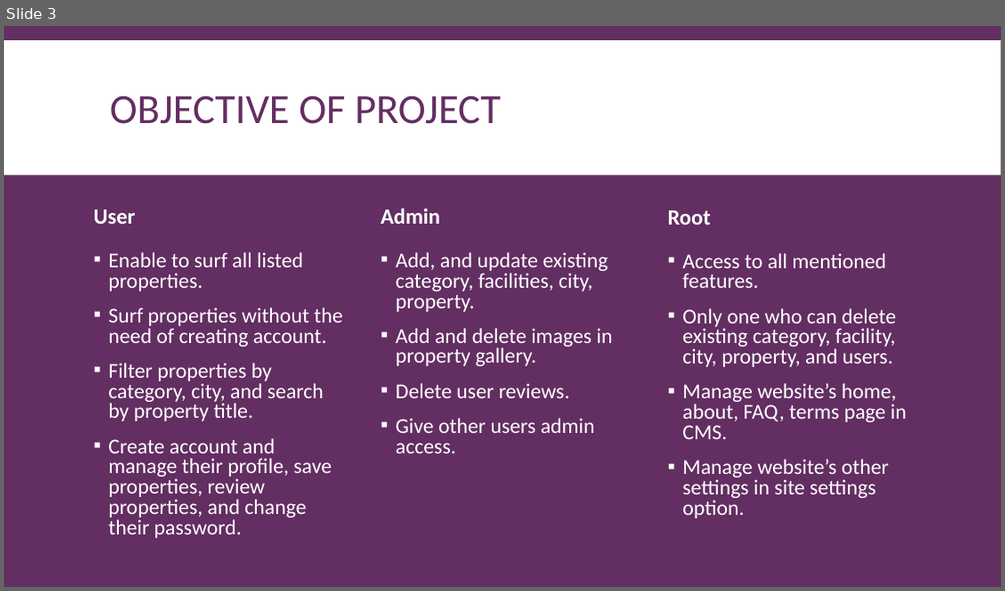
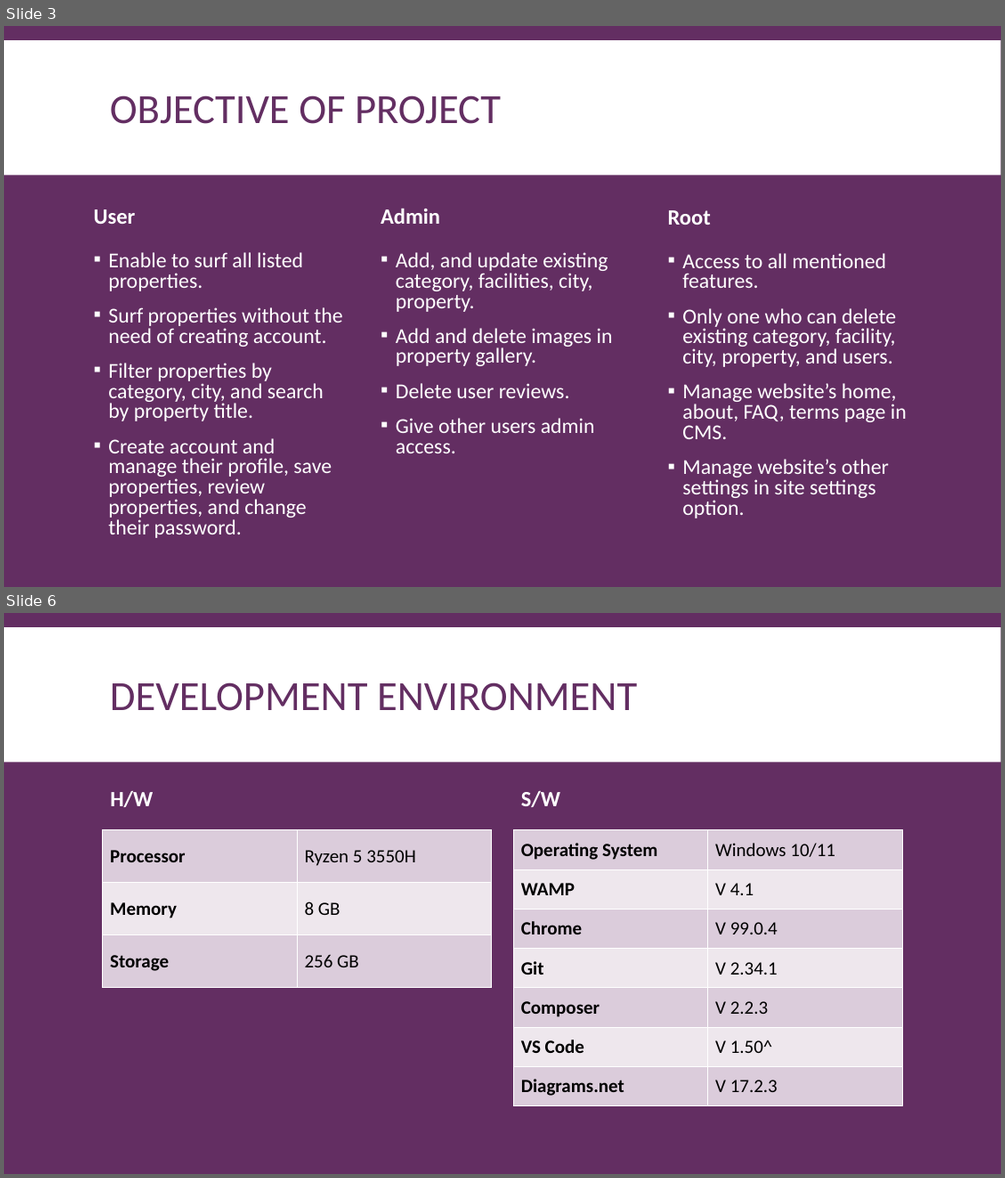
Before and after one commit to Suzuki0916/Real_Estate_Site, a slide deck: Documentation/DocumentationPresentation.pptx. Shown one above the other, each under a label of ours: slide 3 before the commit, slides 3 and 6 after it; the slides between them are not shown. The pictures are 1005x591 and 1005x1178 pixels, drawn with LibreOffice and Linux fonts; fonts in the diff are those of the drawing. Boxes give left, top, right and bottom in pixels: in the first picture for what was removed or moved away, otherwise in the second. Text is boxed around its words. In the diff, an @@ line names an element or a change of style, - is before the commit and + after.

```diff
--- a/Documentation/DocumentationPresentation.pptx
+++ b/Documentation/DocumentationPresentation.pptx
@@ slide 6 added at (x1=4, y1=613, x2=1001, y2=1174), background #632E62; not listed: 1 template element that a slide beside it also shows @@
@@ title added at (x1=110, y1=682, x2=637, y2=711), 40 pt, text #632E62 @@
+DEVELOPMENT ENVIRONMENT
@@ text added at (x1=110, y1=790, x2=153, y2=807), 21 pt, text #FFFFFF, bold @@
+H/W
@@ text added at (x1=521, y1=791, x2=560, y2=807), 21 pt, text #FFFFFF, bold @@
+S/W
@@ table added at (x1=103, y1=830, x2=492, y2=988), 3 rows, 2 columns @@
+Processor | Ryzen 5 3550H
+Memory | 8 GB
+Storage | 256 GB
@@ table added at (x1=513, y1=830, x2=902, y2=1106), 7 rows, 2 columns @@
+Operating System | Windows 10/11
+WAMP | V 4.1
+Chrome | V 99.0.4
+Git | V 2.34.1
+Composer | V 2.2.3
+VS Code | V 1.50^
+Diagrams.net | V 17.2.3
```
Also in this commit, not shown: 1 slide changed, 6 other slides added, 2 other files.
